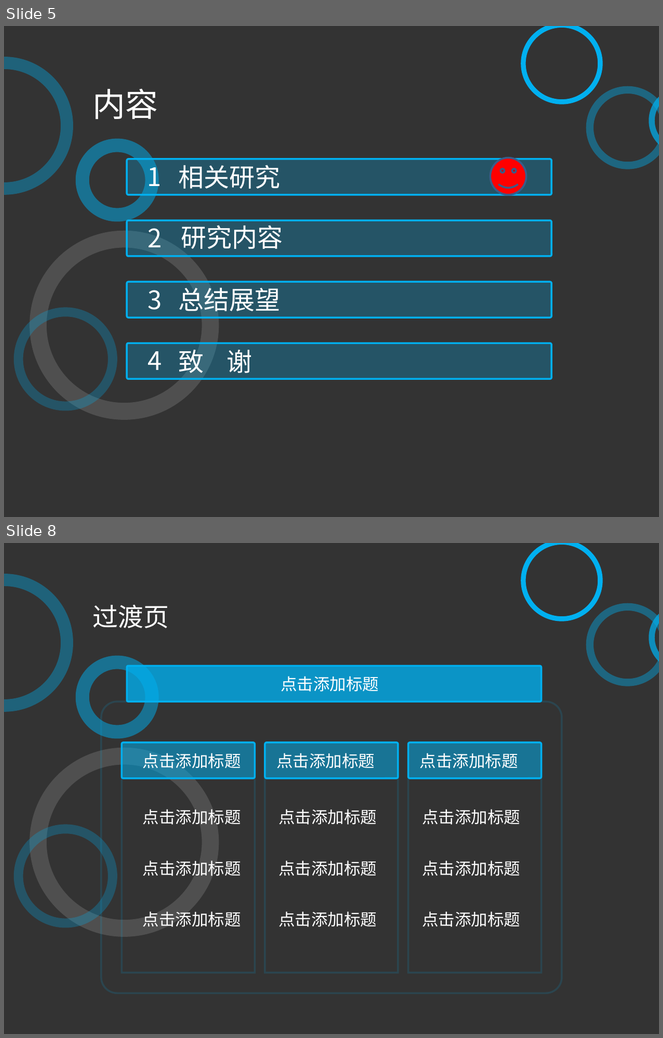
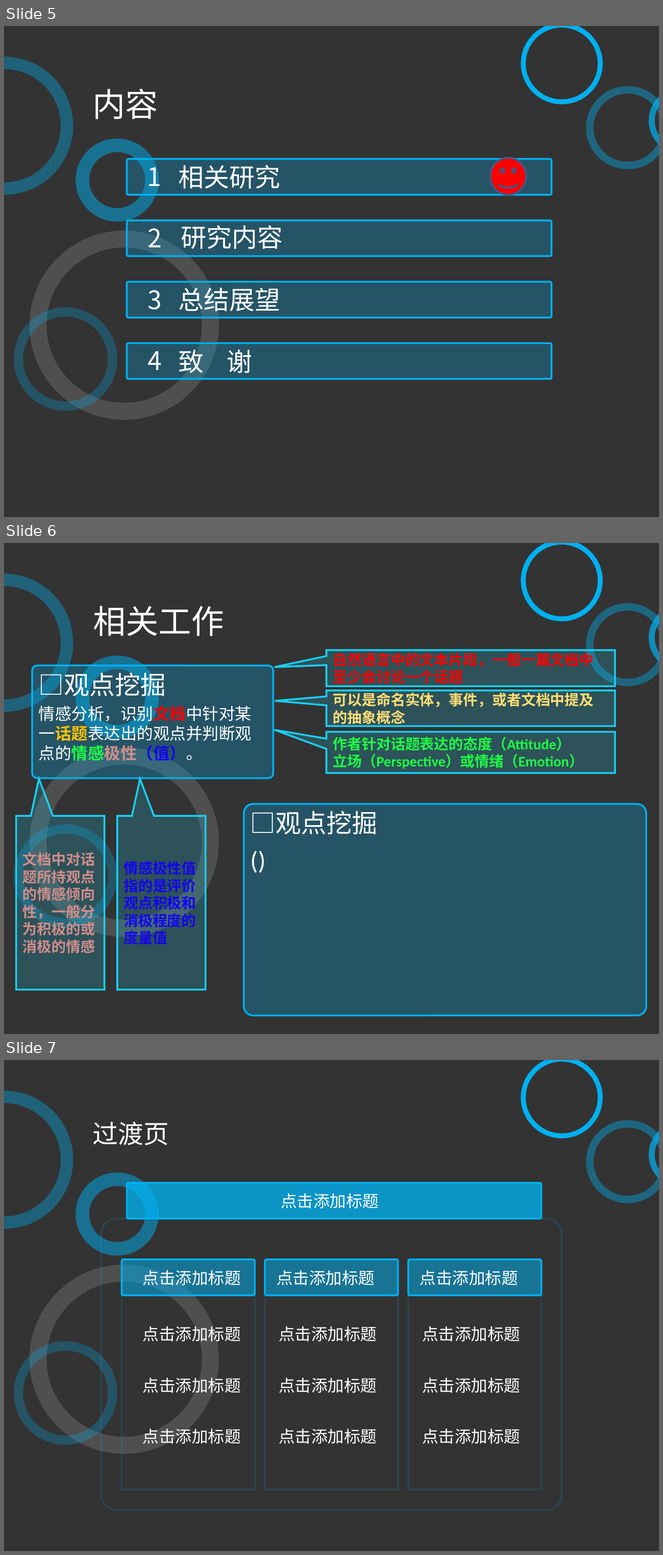
Before and after one commit to xsongx/MyThesis, a slide deck: 答辩.ppt. Shown one above the other, each under a label of ours: slides 5 and 8 before the commit, slides 5, 6 and 7 after it; the slides between them are not shown. The pictures are 663x1038 and 663x1555 pixels, drawn with LibreOffice and Linux fonts; fonts in the diff are those of the drawing. Boxes give left, top, right and bottom in pixels: in the first picture for what was removed or moved away, otherwise in the second. Text is boxed around its words. In the diff, an @@ line names an element or a change of style, - is before the commit and + after.

```diff
--- a/答辩.ppt
+++ b/答辩.ppt
@@ slide 6 added at (x1=4, y1=543, x2=659, y2=1034), background #333333 @@
@@ freeform shape added at (x1=521, y1=543, x2=603, y2=622), fill #00B0F0 @@
@@ freeform shape added at (x1=4, y1=574, x2=74, y2=712), fill #00B0F0 at 38% opacity @@
@@ freeform shape added at (x1=586, y1=603, x2=659, y2=687), fill #00B0F0 at 41% opacity @@
@@ freeform shape added at (x1=649, y1=604, x2=659, y2=671), fill #00B0F0 at 72% opacity @@
@@ text added at (x1=93, y1=606, x2=224, y2=636), 36 pt, text #FFFFFF @@
+相关工作
@@ speech box added at (x1=326, y1=651, x2=616, y2=687), fill #19CFF3 at 20% opacity, outline #19CFF3 2.01 pt, 16 pt, text #FF0000, bold @@
+自然语言中的文本片段，一般一篇文档中至少会讨论一个话题
@@ rounded rectangle added at (x1=32, y1=666, x2=273, y2=778), fill #00B0F0 at 27% opacity, outline #00B0F0 2.01 pt @@
@@ freeform shape added at (x1=75, y1=656, x2=158, y2=739), fill #00B0F0 at 50% opacity @@
@@ text added at (x1=39, y1=668, x2=252, y2=761), 18 pt, text #FFFFFF @@
+□观点挖掘
+情感分析，识别文档中针对某一话题表达出的观点并判断观点的情感极性（值）。
@@ speech box added at (x1=326, y1=691, x2=616, y2=726), fill #19CFF3 at 20% opacity, outline #19CFF3 2.01 pt, 16 pt, text #FFDE75, bold @@
+可以是命名实体，事件，或者文档中提及的抽象概念
@@ speech box added at (x1=326, y1=732, x2=616, y2=773), fill #19CFF3 at 20% opacity, outline #19CFF3 2.01 pt, 16 pt, text #1EFF43, bold @@
+作者针对话题表达的态度（Attitude）
+立场（Perspective）或情绪（Emotion）
@@ freeform shape added at (x1=29, y1=748, x2=219, y2=938), fill #FFFFFF at 14% opacity @@
@@ rounded rectangle added at (x1=244, y1=805, x2=646, y2=1016), fill #00B0F0 at 27% opacity, outline #00B0F0 2.01 pt @@
@@ speech box added at (x1=16, y1=816, x2=105, y2=990), fill #19CFF3 at 20% opacity, outline #19CFF3 2.01 pt, 16 pt, text #D28E8C, bold @@
+文档中对话题所持观点的情感倾向性，一般分为积极的或消极的情感
@@ speech box added at (x1=117, y1=816, x2=206, y2=990), fill #19CFF3 at 20% opacity, outline #19CFF3 2.01 pt, 16 pt, text #1403F3, bold @@
+情感极性值指的是评价观点积极和消极程度的度量值
@@ text added at (x1=250, y1=811, x2=378, y2=835), 28 pt, text #FFFFFF @@
+□观点挖掘
+()
@@ freeform shape added at (x1=14, y1=825, x2=117, y2=928), fill #00B0F0 at 27% opacity @@
@@ what was slide 8 is now slide 7 @@
```
Also in this commit, not shown: 1 slide removed, 10 other files.
